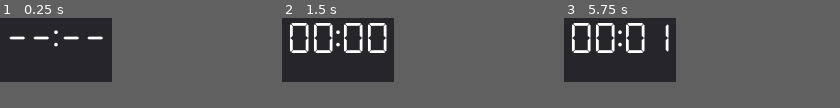
Above: before the commit, frames 1-3 (left to right).
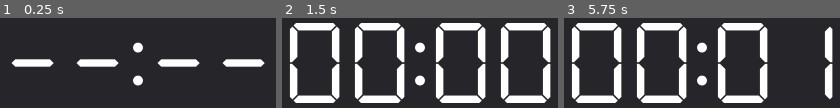
Above: after the commit, the same moments.

Repository: duckinator/godot-timer
Game: Godot game, scene res://Timer.tscn
The game is run twice, just before and just after one commit, with the same random seed, the same clock (stepped at 60 frames per second) and the same inputs.
Inputs:
- Up to frame 1 (0.25 s): no input
- Up to frame 2 (1.5 s): tap Enter (ui_accept) at 0.5, 0.77, 1.25 s
- Up to frame 3 (5.75 s): tap Enter (ui_accept) at 1.52, 2, 2.75, 3.02, 3.5, 3.77, 4.25, 4.52 s
The window is 112x64 before the commit and 276x90 after it. Grey fills any space a smaller window leaves; there, only what the larger window draws over its background counts as a difference.

The runs differ from the first frame. In frame 1, 6.9% of the frame differs, in the area x 3-97%, y 13-76%; in frame 2, 29%, in the area x 2-98%, y 5-95%; in frame 3, 24%.

Commit message:
Make it bigger.

Diff:
--- a/src/Timer.tscn
+++ b/src/Timer.tscn
@@ -4,7 +4,7 @@
 [ext_resource path="res://Label.gd" type="Script" id=2]
 
 [sub_resource type="DynamicFont" id=1]
-size = 30
+size = 80
 font_data = ExtResource( 1 )
 
 [node name="Control" type="Panel"]
@@ -14,9 +14,7 @@
 [node name="Label" type="Label" parent="."]
 anchor_right = 1.0
 anchor_bottom = 1.0
-margin_left = 5.0
 margin_top = 5.0
-margin_right = -37.0
 margin_bottom = -5.0
 custom_fonts/font = SubResource( 1 )
 text = "00:00"
--- a/src/project.godot
+++ b/src/project.godot
@@ -21,8 +21,11 @@
 
 [display]
 
-window/size/width=112
-window/size/height=40
+window/size/width=276
+window/size/height=90
+window/size/resizable=false
+window/size/borderless=true
+window/size/always_on_top=true
 
 [rendering]
 
